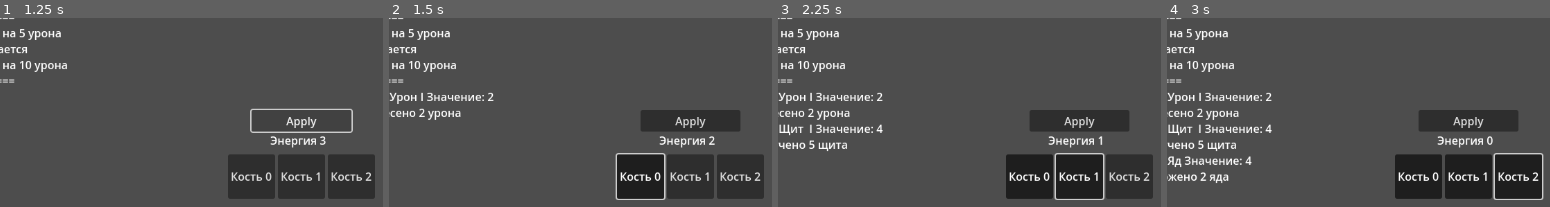
Above: before the commit, frames 1-4 (left to right).
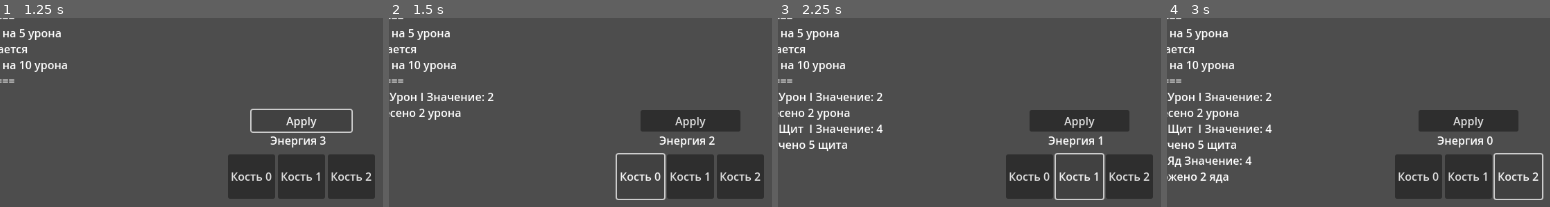
Above: after the commit, the same moments.

Repository: jethroxdd/dice-king
Game: Godot game, scene res://scenes/main.tscn
The game is run twice, just before and just after one commit, with the same random seed, the same clock (stepped at 60 frames per second) and the same inputs.
Inputs:
- Up to frame 1 (1.25 s): click "Apply" at 0.5 s
- Up to frame 2 (1.5 s): click "Кость 0" at 1.25 s
- Up to frame 3 (2.25 s): click "Кость 1" at 2 s
- Up to frame 4 (3 s): click "Кость 2" at 2.75 s
The pictures show only the part of the screen within x 11-61%, y 36-86%; the shares and areas given below are measured in that part.

Frame 1 is identical in both runs. In frame 2, 2.6% of the frame differs, in the area x 59-72%, y 72-96%; in frame 3, 2.7%; in frame 4, 2.7%, in the area x 60-98%, y 72-96%.

Commit message:
Небольшие изменения

Diff:
--- a/core/node.gd
+++ b/core/node.gd
@@ -4,6 +4,7 @@
 # Создаем экземпляры игрока и врага с начальными параметрами
 var player = Player.new()
 var enemies = [
+	Enemy.new("Крыса", 50, 5),
 	Enemy.new("Крыса", 50, 5),
 	Enemy.new("Крыса", 50, 5)
 	]  # Здоровье: 50, Урон: 5
@@ -16,13 +17,16 @@
 func _ready():
 	# Создаем игровые кости с разными характеристиками:
 	# Атакующая кость (D6) с рунами урона на всех гранях
-	var attack_die = Die.new(6, [DamageRune1.new(), DamageRune1.new(), PoisonRune.new(), PoisonRune.new(), PoisonRune.new(), PoisonRune.new()])
+	var attack_die = Die.new(6, [DamageRune1.new(), DamageRune1.new(), DamageRune1.new(), DamageRune1.new(), DamageRune1.new(), DamageRune1.new()])
 	# Защитная кость (D4) с комбинацией пустых рун и рун защиты
 	var shield_die = Die.new(4, [ShieldRune1.new(), ShieldRune1.new(), ShieldRune1.new(), ShieldRune1.new()])
+	# Яддовитая кость (D4) с комбинацией пустых рун и рун защиты
+	var poison_die = Die.new(4, [PoisonRune.new(), PoisonRune.new(), PoisonRune.new(), PoisonRune.new()])
 
 	# Добавляем созданные кости в инвентарь игрока
 	player.add_die(attack_die)
 	player.add_die(shield_die)
+	player.add_die(poison_die)
 
 	# Создаем UI элементы для управления костями
 	create_buttons(len(player.dice))
@@ -39,7 +43,9 @@
 # Создает кнопки для каждой кости в инвентаре игрока
 func create_buttons(button_count: int):
 	# Получаем всплывающие подсказки для каждой кости
-	var dice_tooltip_text = [player.dice[0].tool_tip_text, player.dice[1].tool_tip_text]
+	var dice_tooltip_text = []
+	for i in range(len(player.dice)):
+		dice_tooltip_text.append(player.dice[i].tooltip_text)
 
 	for i in range(button_count):
 		# Создаем экземпляр кнопки из префаба
--- a/project.godot
+++ b/project.godot
@@ -12,7 +12,7 @@
 
 config/name="Dice King"
 run/main_scene="uid://dkgmj0j58f633"
-config/features=PackedStringArray("4.4", "GL Compatibility")
+config/features=PackedStringArray("4.5", "GL Compatibility")
 config/icon="res://icon.svg"
 
 [autoload]
--- a/scenes/main.tscn
+++ b/scenes/main.tscn
@@ -1,7 +1,7 @@
 [gd_scene load_steps=4 format=3 uid="uid://dkgmj0j58f633"]
 
 [ext_resource type="PackedScene" uid="uid://chur67s2nhpxn" path="res://scenes/test_ui.tscn" id="1_o5qli"]
-[ext_resource type="Script" uid="uid://chpbaffub2gja" path="res://core/ui/test_ui.gd" id="1_sugp2"]
+[ext_resource type="Script" uid="uid://chpbaffub2gja" path="res://core/node.gd" id="1_sugp2"]
 [ext_resource type="PackedScene" uid="uid://ljebgi0pxkpy" path="res://scenes/ui.tscn" id="3_sugp2"]
 
 [node name="main" type="Node2D"]
--- a/scenes/test_die_ui.tscn
+++ b/scenes/test_die_ui.tscn
@@ -4,6 +4,5 @@
 custom_minimum_size = Vector2(64, 64)
 offset_right = 8.0
 offset_bottom = 8.0
-toggle_mode = true
 action_mode = 0
 text = "-"
Not shown, changed: goblins.png.import
Not shown, changed: icon.svg.import
Not shown, changed: sprites/health_bar_progress.png.import
Not shown, changed: sprites/health_bar_under.png.import
Not shown, changed: sprites/selected_slot.png.import
Not shown, changed: sprites/shield_icon.png.import
Not shown, changed: sprites/slot_background.png.import
